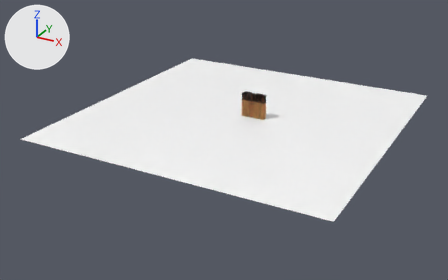
One commit to the Blender file test/coldtype.blend: the scene before it, then after it.
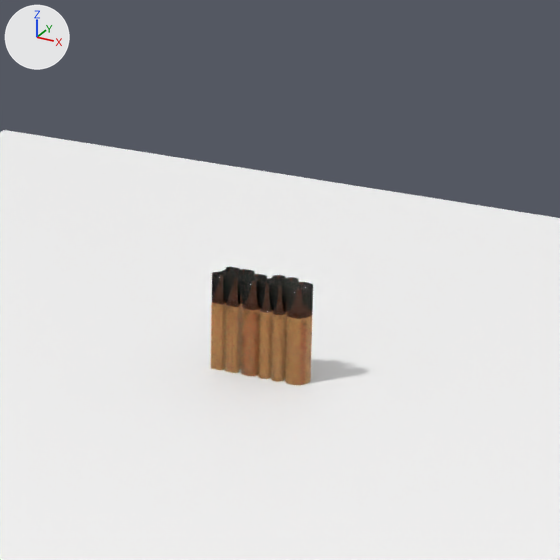
Each version is shown whole from a 50 mm camera at (20.0, -39.2, 16.4) aimed at (-0.7, -1.5, -2.4), then close up on the part from 43% to 73% of the width and 10% to 58% of the height. Every picture has the same lights, and +X, +Y and +Z are marked at upper left.

The scene before the commit, as lines of its bpy script (objects in view):
```python
ob_hello = bpy.data.objects.new('Hello', cu_hello_016)
ob_hello.location = (0.0, 0.0, -0.54)
ob_hellostroke = bpy.data.objects.new('HelloStroke', cu_hellostroke)
ob_hellostroke.location = (0.0, 0.0, 0.0)
ob_plane = bpy.data.objects.new('Plane', me_plane)
ob_plane.location = (0.0, 0.0, -0.81)
ob_plane.scale = (11.4, 11.4, 11.4)
```
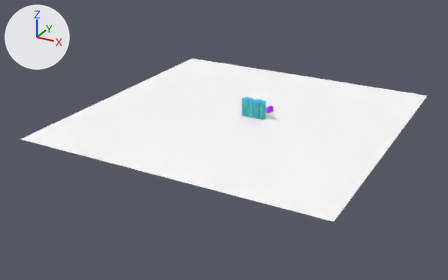
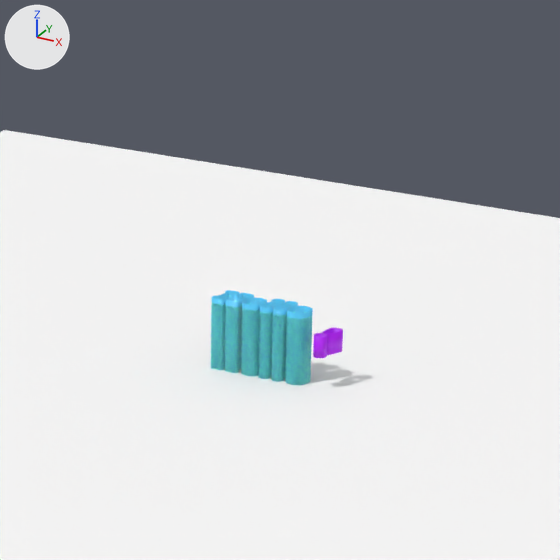
Location of each change, [x1, y1, x2, y2] in pixels of the close-ups (560 x 560 px):
'HelloStroke', recoloured, surface changed, moved: before [211, 267, 313, 385]; after [211, 290, 313, 385]
'Hello', recoloured: [211, 296, 312, 385] in both
'Exclamation', added (purple): after [313, 328, 343, 358]

Edits to the bpy script that builds the scene:
```text
Change mat_material_hellostroke:
    mat_material_hellostroke.base_color: (0.892, 0.234, 0.243) -> (0.0912, 0.612, 0.97)  # pink #f28587 -> cyan #55cdfc
    remove mat_material_hellostroke.transmission_weight = 1.0
Change mat_material_hello_027:
    mat_material_hello_027.base_color: (0.737, 0.396, 0.127) -> (0.151, 0.949, 0.889)  # orange #dfa964 -> cyan #6cf9f2
Add mat_material_exclamation:
    mat_material_exclamation = principled_material('Material_Exclamation')
    mat_material_exclamation.base_color = (0.459, 0.0, 0.935)  # purple #b400f8
Add cu_exclamation:
    cu_exclamation = bpy.data.curves.new('Exclamation', 'CURVE')
    cu_exclamation.dimensions = '2D'
    _sp = cu_exclamation.splines.new('BEZIER'); _sp.bezier_points.add(7)
    _sp.bezier_points.foreach_set('co', [0.112, 0.179, 0.0, 0.205, 0.25, 0.0, 0.229, 0.3, 0.0, 0.207, 0.53, 0.0, 0.0841, 0.394, 0.0, 0.0785, 0.354, 0.0, 0.0657, 0.291, 0.0, 0.112, 0.179, 0.0])
    _sp.bezier_points.foreach_set('handle_left', [0.112, 0.179, 0.0, 0.184, 0.202, 0.0, 0.219, 0.281, 0.0, 0.342, 0.529, 0.0, 0.0956, 0.481, 0.0, 0.0807, 0.368, 0.0, 0.07, 0.31, 0.0, 0.0401, 0.18, 0.0])
    _sp.bezier_points.foreach_set('handle_right', [0.174, 0.178, 0.0, 0.212, 0.265, 0.0, 0.316, 0.464, 0.0, 0.102, 0.531, 0.0, 0.0824, 0.381, 0.0, 0.0749, 0.331, 0.0, 0.05, 0.223, 0.0, 0.112, 0.179, 0.0])
    _sp.use_cyclic_u = True
    _sp = cu_exclamation.splines.new('BEZIER'); _sp.bezier_points.add(4)
    _sp.bezier_points.foreach_set('co', [0.0626, -0.0151, 0.0, 0.174, 0.0886, 0.0, 0.095, 0.158, 0.0, -0.0173, 0.0569, 0.0, 0.0626, -0.0151, 0.0])
    _sp.bezier_points.foreach_set('handle_left', [0.0626, -0.0151, 0.0, 0.174, 0.0295, 0.0, 0.145, 0.158, 0.0, -0.0173, 0.111, 0.0, 0.0187, -0.0151, 0.0])
    _sp.bezier_points.foreach_set('handle_right', [0.13, -0.0151, 0.0, 0.174, 0.132, 0.0, 0.0245, 0.158, 0.0, -0.0173, 0.0122, 0.0, 0.0626, -0.0151, 0.0])
    _sp.use_cyclic_u = True
    cu_exclamation.materials.append(mat_material_exclamation)  # purple #b400f8
    cu_exclamation.use_path = True
    cu_exclamation.use_path_clamp = True
    cu_exclamation.extrude = 0.2
Change ob_hellostroke:
    ob_hellostroke.location: (0.0, 0.0, 0.0) -> (0.0, 0.0, -0.45)
Add ob_exclamation:
    ob_exclamation = bpy.data.objects.new('Exclamation', cu_exclamation)
    ob_exclamation.location = (2.06, 0.0, 0.0)
    _m = ob_exclamation.modifiers.new('Solidify', 'SOLIDIFY')
    _m.thickness = -0.02
    _m.nonmanifold_thickness_mode = 'FIXED'
    _m.nonmanifold_merge_threshold = 0.0003
```
